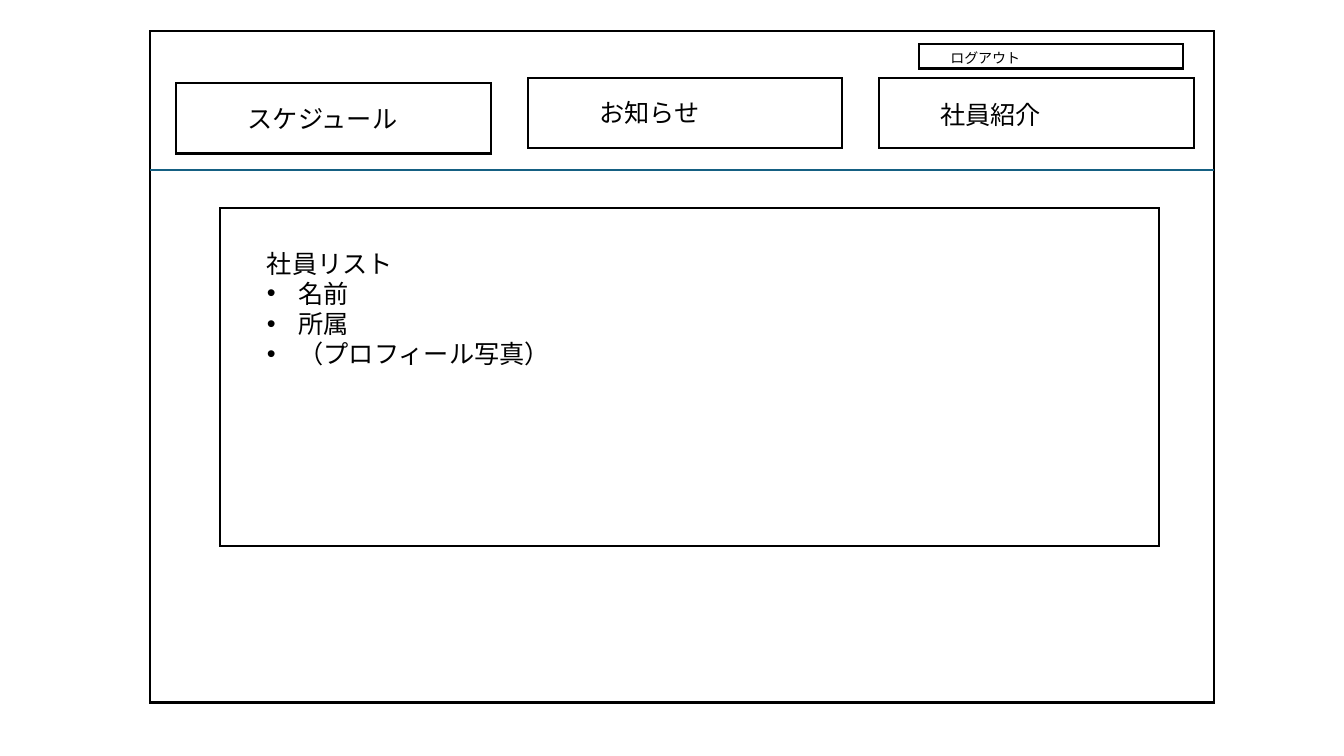
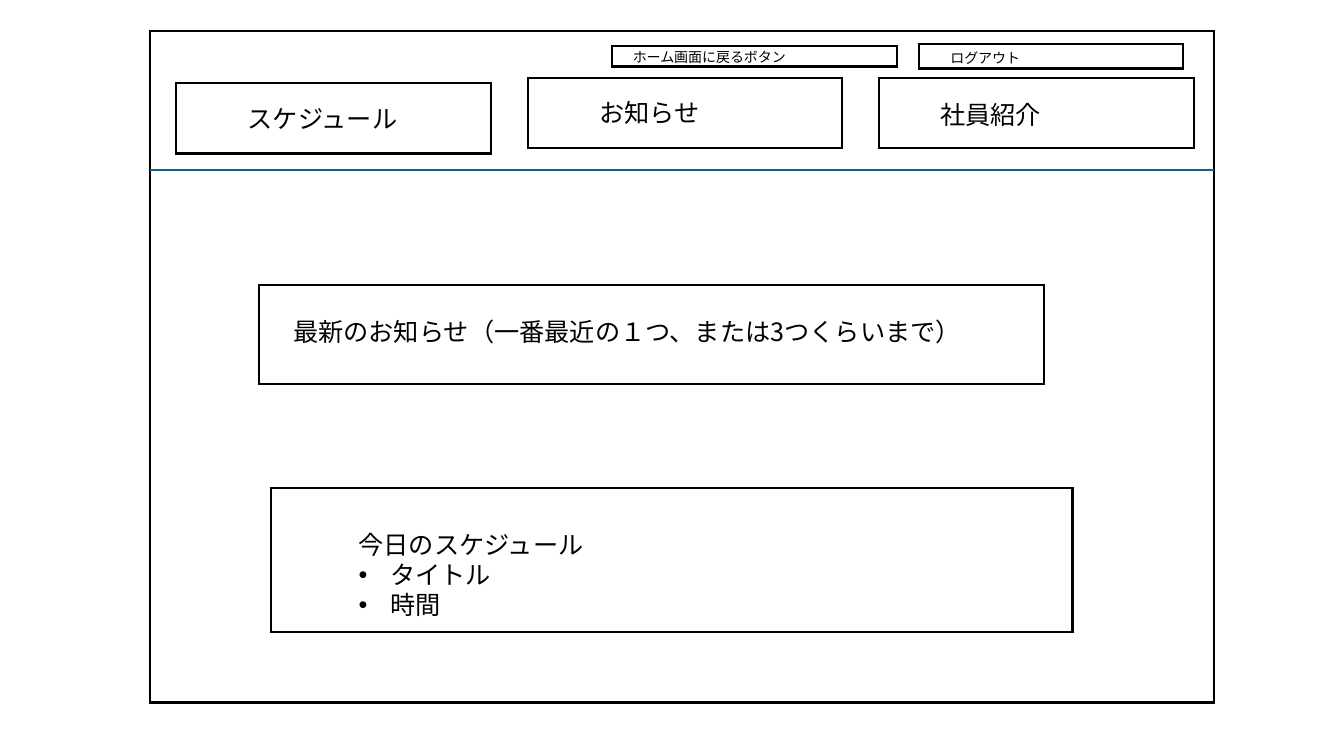
Before and after one commit to username123-debug/office-front, a slide deck: slide 2 of 画面デザイン.pptx (slide 7 before the commit). Drawn at 1344x756 pixels with LibreOffice and Linux fonts; fonts in the diff are those of the drawing. Boxes give left, top, right and bottom in pixels: in the first picture for what was removed or moved away, otherwise in the second. Text is boxed around its words. In the diff, an @@ line names an element or a change of style, - is before the commit and + after.

Commit message:
画面デザインを更新（編集中）

```diff
--- a/画面デザイン.pptx
+++ b/画面デザイン.pptx
@@ rectangle added at [612, 45, 897, 67], fill #FFFFFF, outline #000000 1.5 pt @@
@@ text added at [633, 50, 786, 66], 10 pt, text #000000 @@
+ホーム画面に戻るボタン
@@ rectangle: place and size @@
-rectangle at [220, 208, 1159, 546]
+rectangle at [259, 285, 1045, 384]
@@ text at [293, 319, 961, 344]: text changed @@
-社員リスト
-• 名前
-• 所属
-• （プロフィール写真）
+最新のお知らせ（一番最近の１つ、または3つくらいまで）
@@ rectangle added at [271, 488, 1073, 632], fill #FFFFFF, outline #000000 1.5 pt @@
@@ text added at [359, 532, 584, 616], 18 pt, text #000000 @@
+今日のスケジュール
+• タイトル
+• 時間
```
Also in this commit, not shown: 7 other slides changed, 3 slides added.
